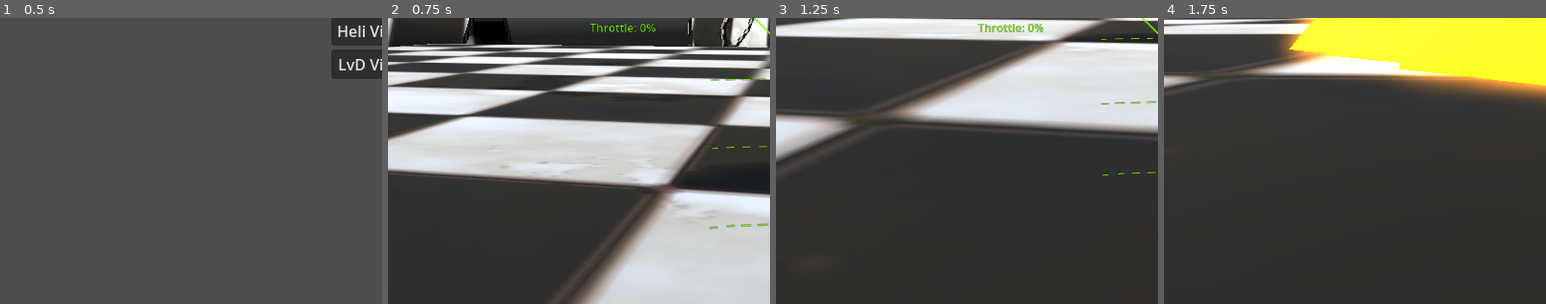
Above: before the commit, frames 1-4 (left to right).
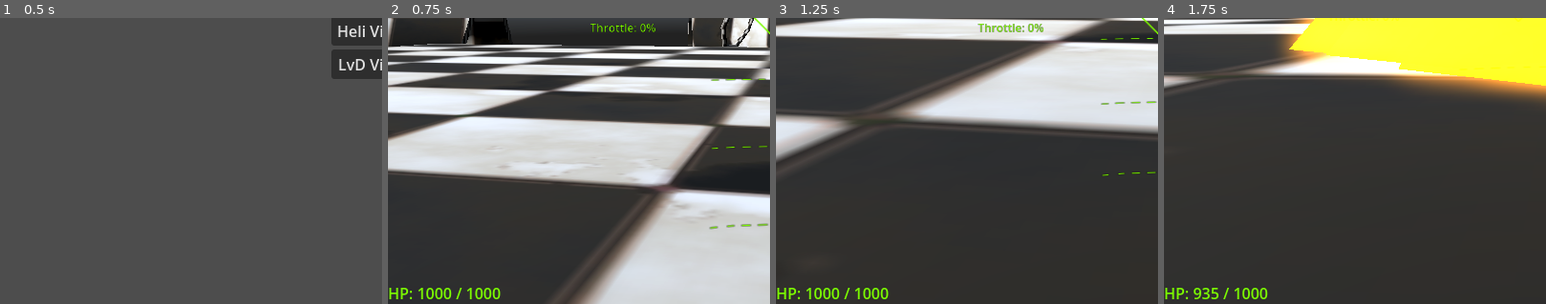
Above: after the commit, the same moments.

Repository: IzalithSky/vimana
Game: Godot game, scene res://scenes/main_menu.tscn
The game is run twice, just before and just after one commit, with the same random seed, the same clock (stepped at 60 frames per second) and the same inputs. A sky picture missing from this copy of the repository is replaced by a grey-blue gradient.
Inputs (mouse positions are % of the whole screen's width and height, from its top left):
- Up to frame 1 (0.5 s): no input
- Up to frame 2 (0.75 s): click "Jet Vimana" at 0.5 s
- Up to frame 3 (1.25 s): no input
- Up to frame 4 (1.75 s): move the mouse to (55, 50) at 1.27 s; hold S (pitch_up) from 1.28 s (still down); tap V (fire_missile) at 1.35 s
The pictures show only the part of the screen within x 0-50%, y 50-100%; the shares and areas given below are measured in that part.

Frame 1 is identical in both runs. In frame 2, 0.6% of the frame differs, in the area x 0-30%, y 94-99%; in frame 3, 0.6%; in frame 4, 0.5%.

Commit message:
hp and damage

Diff:
--- /dev/null
+++ b/objects/common/health.gd
@@ -0,0 +1,29 @@
+class_name Health
+extends Node
+
+
+@export var max_hp: int = 1000
+@export var health_label: Label  # optional
+var current_hp: int = max_hp
+
+signal died
+signal damaged(amount: int)
+
+
+func _ready() -> void:
+	_update_label()
+
+
+func take_damage(amount: int) -> void:
+	current_hp -= amount
+	current_hp = clamp(current_hp, 0, max_hp)
+	emit_signal("damaged", amount)
+	_update_label()
+
+	if current_hp == 0:
+		emit_signal("died")
+
+
+func _update_label() -> void:
+	if health_label:
+		health_label.text = "HP: %d / %d" % [current_hp, max_hp]
--- a/objects/missile/missile.gd
+++ b/objects/missile/missile.gd
@@ -1,12 +1,18 @@
 class_name Missile
 extends RigidBody3D
+
 
 @export var speed: float = 300.0
 @export var lifetime: float = 10.0
 @export var explosion_scene: PackedScene
 @export var target: Node3D
-@export var max_turn_rate_deg: float = 90.0  # degrees per second
-@export var max_fuel: float = 30.0  # fuel in seconds
+@export var max_turn_rate_deg: float = 90.0
+@export var max_fuel: float = 10.0
+@export var proximity_radius: float = 10.0
+@export var explosion_radius: float = 25.0
+@export var explosion_min_damage: int = 10
+@export var explosion_max_damage: int = 80
+@export var explosion_collision_mask: int = 1
 
 var time_alive: float = 0.0
 var fuel: float = max_fuel
@@ -19,10 +25,10 @@
 func _physics_process(delta: float) -> void:
 	if target and fuel > 0.0:
 		# Predict target future position
-		var to_target = target.global_transform.origin - global_transform.origin
-		var target_velocity = target.linear_velocity if target is RigidBody3D else Vector3.ZERO
-		var time_to_reach = to_target.length() / speed
-		var predicted_position = target.global_transform.origin + target_velocity * time_to_reach
+		var to_target: Vector3 = target.global_transform.origin - global_transform.origin
+		var target_velocity: Vector3 = target.linear_velocity if target is RigidBody3D else Vector3.ZERO
+		var time_to_reach: float = to_target.length() / speed
+		var predicted_position: Vector3 = target.global_transform.origin + target_velocity * time_to_reach
 
 		var desired_dir: Vector3 = (predicted_position - global_transform.origin).normalized()
 		var current_dir: Vector3 = -global_transform.basis.z
@@ -32,9 +38,9 @@
 		if angle_diff > 0.001:
 			var axis: Vector3 = current_dir.cross(desired_dir).normalized()
 			var turn_angle: float = min(angle_diff, max_turn_rad)
-			var rotation_delta = Basis(axis, turn_angle)
+			var rotation_delta: Basis = Basis(axis, turn_angle)
 			global_transform.basis = rotation_delta * global_transform.basis
-			fuel -= turn_angle / max_turn_rad * delta
+			fuel -= (turn_angle / max_turn_rad) * delta
 		else:
 			fuel -= delta * 0.1  # minimal drain
 
@@ -42,6 +48,11 @@
 
 	# Constant forward velocity
 	linear_velocity = -global_transform.basis.z * speed
+
+	# Proximity fuse check
+	if target and global_transform.origin.distance_to(target.global_transform.origin) < proximity_radius:
+		_spawn_explosion()
+		queue_free()
 
 	# Lifetime check
 	time_alive += delta
@@ -60,3 +71,26 @@
 		var explosion: Node3D = explosion_scene.instantiate()
 		get_tree().current_scene.add_child(explosion)
 		explosion.global_transform.origin = global_transform.origin
+
+	# Area damage
+	var shape: SphereShape3D = SphereShape3D.new()
+	shape.radius = explosion_radius
+
+	var query: PhysicsShapeQueryParameters3D = PhysicsShapeQueryParameters3D.new()
+	query.shape = shape
+	query.transform = global_transform
+	query.collision_mask = explosion_collision_mask
+	query.collide_with_bodies = true
+
+	var space_state: PhysicsDirectSpaceState3D = get_world_3d().direct_space_state
+	var results: Array = space_state.intersect_shape(query, 32)
+
+	for result in results:
+		var node: Node = result["collider"]
+		if node.has_node("Health"):
+			var health_node: Node = node.get_node("Health")
+			if "take_damage" in health_node:
+				var distance: float = global_transform.origin.distance_to(node.global_transform.origin)
+				var t: float = clamp(1.0 - (distance / explosion_radius), 0.0, 1.0)
+				var damage: float = lerp(float(explosion_min_damage), float(explosion_max_damage), t)
+				health_node.call("take_damage", int(round(damage)))
--- a/objects/missile/missile.tscn
+++ b/objects/missile/missile.tscn
@@ -21,24 +21,27 @@
 
 [sub_resource type="ParticleProcessMaterial" id="ParticleProcessMaterial_yx1n8"]
 emission_shape = 1
-emission_sphere_radius = 1.0
+emission_sphere_radius = 0.1
 direction = Vector3(0, 0, 1)
-spread = 5.0
-initial_velocity_min = 1.0
-initial_velocity_max = 2.0
+spread = 1.0
+initial_velocity_min = 10.0
+initial_velocity_max = 10.0
 gravity = Vector3(0, 0, 0)
-scale_min = 0.5
-scale_max = 1.5
+attractor_interaction_enabled = false
 scale_curve = SubResource("CurveTexture_8qryu")
 color = Color(0.414672, 0.495124, 0.6157, 1)
 alpha_curve = SubResource("CurveTexture_ql27g")
 
 [sub_resource type="StandardMaterial3D" id="StandardMaterial3D_mk0mt"]
-transparency = 1
+shading_mode = 0
 vertex_color_use_as_albedo = true
+billboard_mode = 1
+grow_amount = 4.0
 
 [sub_resource type="SphereMesh" id="SphereMesh_8rqf1"]
 material = SubResource("StandardMaterial3D_mk0mt")
+radius = 4.0
+height = 8.0
 radial_segments = 8
 rings = 4
 
@@ -55,10 +58,11 @@
 
 [node name="Smoke" type="GPUParticles3D" parent="."]
 transform = Transform3D(1, 0, 0, 0, 1, 0, 0, 0, 1, 0, 0, 2)
+cast_shadow = 0
 amount = 32
-lifetime = 20.0
+lifetime = 60.0
 preprocess = 0.29
 speed_scale = 25.0
-fixed_fps = 60
+trail_lifetime = 5.33
 process_material = SubResource("ParticleProcessMaterial_yx1n8")
 draw_pass_1 = SubResource("SphereMesh_8rqf1")
--- a/objects/vehicles/vimana_h/vimana_h.tscn
+++ b/objects/vehicles/vimana_h/vimana_h.tscn
@@ -9,6 +9,7 @@
 [ext_resource type="Script" uid="uid://ca3q1n33gqkgg" path="res://objects/missile/player_missile_launcher.gd" id="7_66awe"]
 [ext_resource type="Texture2D" uid="uid://c8pblqefl4ywh" path="res://textures/heading_sprite.png" id="7_wis5o"]
 [ext_resource type="PackedScene" uid="uid://cmrbjs74gmqdn" path="res://objects/missile/missile.tscn" id="9_5o11h"]
+[ext_resource type="Script" uid="uid://dxfwciqw71xsy" path="res://objects/common/health.gd" id="10_li03w"]
 
 [sub_resource type="ArrayMesh" id="ArrayMesh_s1d72"]
 _surfaces = [{
@@ -131,6 +132,18 @@
 anchor_bottom = 1.0
 grow_horizontal = 2
 grow_vertical = 2
+
+[node name="VBoxContainer2" type="VBoxContainer" parent="FPCameraHolder/Camera3D/CanvasLayer/HBoxContainer"]
+layout_mode = 2
+
+[node name="filler" type="Label" parent="FPCameraHolder/Camera3D/CanvasLayer/HBoxContainer/VBoxContainer2"]
+layout_mode = 2
+size_flags_vertical = 6
+
+[node name="HpLabel" type="Label" parent="FPCameraHolder/Camera3D/CanvasLayer/HBoxContainer/VBoxContainer2"]
+layout_mode = 2
+theme_override_colors/font_color = Color(0.486275, 0.988235, 0, 1)
+text = "111"
 
 [node name="filler" type="Label" parent="FPCameraHolder/Camera3D/CanvasLayer/HBoxContainer"]
 layout_mode = 2
@@ -263,3 +276,8 @@
 script = ExtResource("3_li03w")
 update_interval_frames = 1
 metadata/_custom_type_script = "uid://digjrqq0dauj1"
+
+[node name="Health" type="Node" parent="." node_paths=PackedStringArray("health_label")]
+script = ExtResource("10_li03w")
+health_label = NodePath("../FPCameraHolder/Camera3D/CanvasLayer/HBoxContainer/VBoxContainer2/HpLabel")
+metadata/_custom_type_script = "uid://dxfwciqw71xsy"
--- a/objects/vehicles/vimana_j/vimana_j.tscn
+++ b/objects/vehicles/vimana_j/vimana_j.tscn
@@ -10,6 +10,7 @@
 [ext_resource type="Texture2D" uid="uid://c8pblqefl4ywh" path="res://textures/heading_sprite.png" id="6_g63xp"]
 [ext_resource type="Script" uid="uid://ca3q1n33gqkgg" path="res://objects/missile/player_missile_launcher.gd" id="8_pcmts"]
 [ext_resource type="PackedScene" uid="uid://cmrbjs74gmqdn" path="res://objects/missile/missile.tscn" id="9_67yly"]
+[ext_resource type="Script" uid="uid://dxfwciqw71xsy" path="res://objects/common/health.gd" id="11_y4ep4"]
 
 [sub_resource type="ArrayMesh" id="ArrayMesh_s1d72"]
 _surfaces = [{
@@ -142,6 +143,18 @@
 anchor_bottom = 1.0
 grow_horizontal = 2
 grow_vertical = 2
+
+[node name="VBoxContainer2" type="VBoxContainer" parent="FPCameraHolder/Camera3D/CanvasLayer/HBoxContainer"]
+layout_mode = 2
+
+[node name="filler" type="Label" parent="FPCameraHolder/Camera3D/CanvasLayer/HBoxContainer/VBoxContainer2"]
+layout_mode = 2
+size_flags_vertical = 6
+
+[node name="HpLabel" type="Label" parent="FPCameraHolder/Camera3D/CanvasLayer/HBoxContainer/VBoxContainer2"]
+layout_mode = 2
+theme_override_colors/font_color = Color(0.486275, 0.988235, 0, 1)
+text = "111"
 
 [node name="filler" type="Label" parent="FPCameraHolder/Camera3D/CanvasLayer/HBoxContainer"]
 layout_mode = 2
@@ -268,3 +281,8 @@
 transform = Transform3D(1, 0, 0, 0, 1, 0, 0, 0, 1, 0, -1.5, 0)
 script = ExtResource("8_pcmts")
 missile_scene = ExtResource("9_67yly")
+
+[node name="Health" type="Node" parent="." node_paths=PackedStringArray("health_label")]
+script = ExtResource("11_y4ep4")
+health_label = NodePath("../FPCameraHolder/Camera3D/CanvasLayer/HBoxContainer/VBoxContainer2/HpLabel")
+metadata/_custom_type_script = "uid://dxfwciqw71xsy"
--- a/objects/vehicles/vimana_lvd/vimana_lvd.tscn
+++ b/objects/vehicles/vimana_lvd/vimana_lvd.tscn
@@ -9,6 +9,7 @@
 [ext_resource type="Script" uid="uid://ca3q1n33gqkgg" path="res://objects/missile/player_missile_launcher.gd" id="7_3juvv"]
 [ext_resource type="Texture2D" uid="uid://c8pblqefl4ywh" path="res://textures/heading_sprite.png" id="7_qwtcr"]
 [ext_resource type="PackedScene" uid="uid://cmrbjs74gmqdn" path="res://objects/missile/missile.tscn" id="9_rv5pg"]
+[ext_resource type="Script" uid="uid://dxfwciqw71xsy" path="res://objects/common/health.gd" id="10_hkbin"]
 
 [sub_resource type="ArrayMesh" id="ArrayMesh_s1d72"]
 _surfaces = [{
@@ -131,6 +132,18 @@
 anchor_bottom = 1.0
 grow_horizontal = 2
 grow_vertical = 2
+
+[node name="VBoxContainer2" type="VBoxContainer" parent="FPCameraHolder/Camera3D/CanvasLayer/HBoxContainer"]
+layout_mode = 2
+
+[node name="filler" type="Label" parent="FPCameraHolder/Camera3D/CanvasLayer/HBoxContainer/VBoxContainer2"]
+layout_mode = 2
+size_flags_vertical = 6
+
+[node name="HpLabel" type="Label" parent="FPCameraHolder/Camera3D/CanvasLayer/HBoxContainer/VBoxContainer2"]
+layout_mode = 2
+theme_override_colors/font_color = Color(0.486275, 0.988235, 0, 1)
+text = "111"
 
 [node name="filler" type="Label" parent="FPCameraHolder/Camera3D/CanvasLayer/HBoxContainer"]
 layout_mode = 2
@@ -263,3 +276,8 @@
 script = ExtResource("4_pmhn6")
 update_interval_frames = 1
 metadata/_custom_type_script = "uid://digjrqq0dauj1"
+
+[node name="Health" type="Node" parent="." node_paths=PackedStringArray("health_label")]
+script = ExtResource("10_hkbin")
+health_label = NodePath("../FPCameraHolder/Camera3D/CanvasLayer/HBoxContainer/VBoxContainer2/HpLabel")
+metadata/_custom_type_script = "uid://dxfwciqw71xsy"
Not shown, added: objects/common/health.gd.uid
Not shown: 1 places in objects/vehicles/vimana_h/vimana_h.tscn that only renumber resources
Not shown: 1 places in objects/vehicles/vimana_j/vimana_j.tscn that only renumber resources
Not shown: 1 places in objects/vehicles/vimana_lvd/vimana_lvd.tscn that only renumber resources
